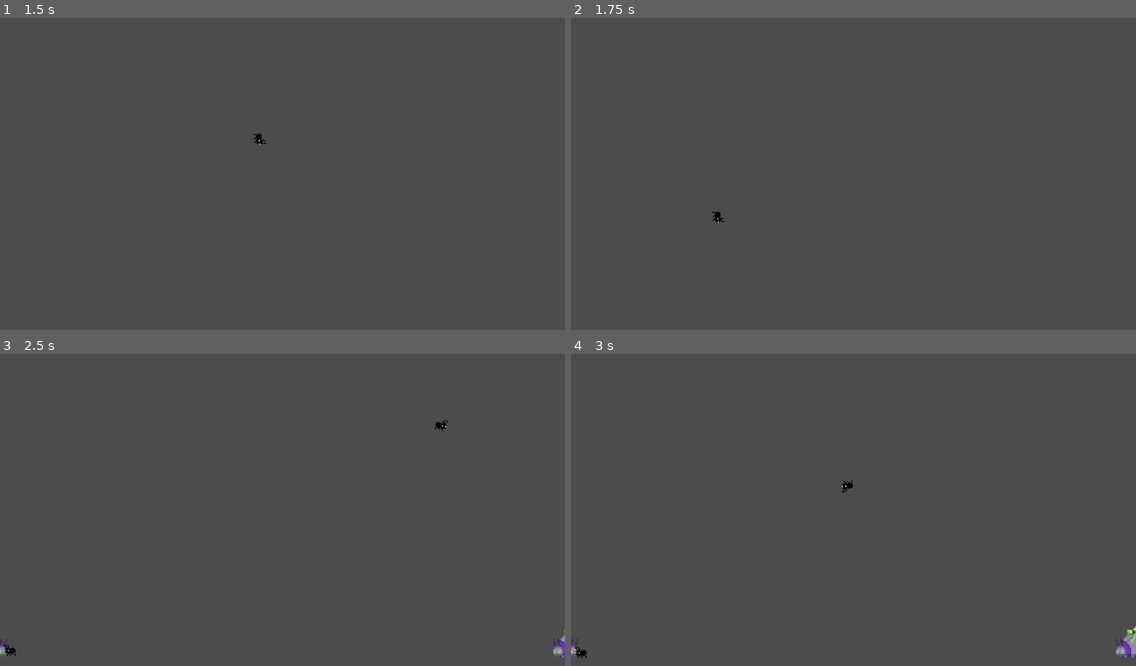
Above: before the commit, frames 1-4 (two rows, left to right).
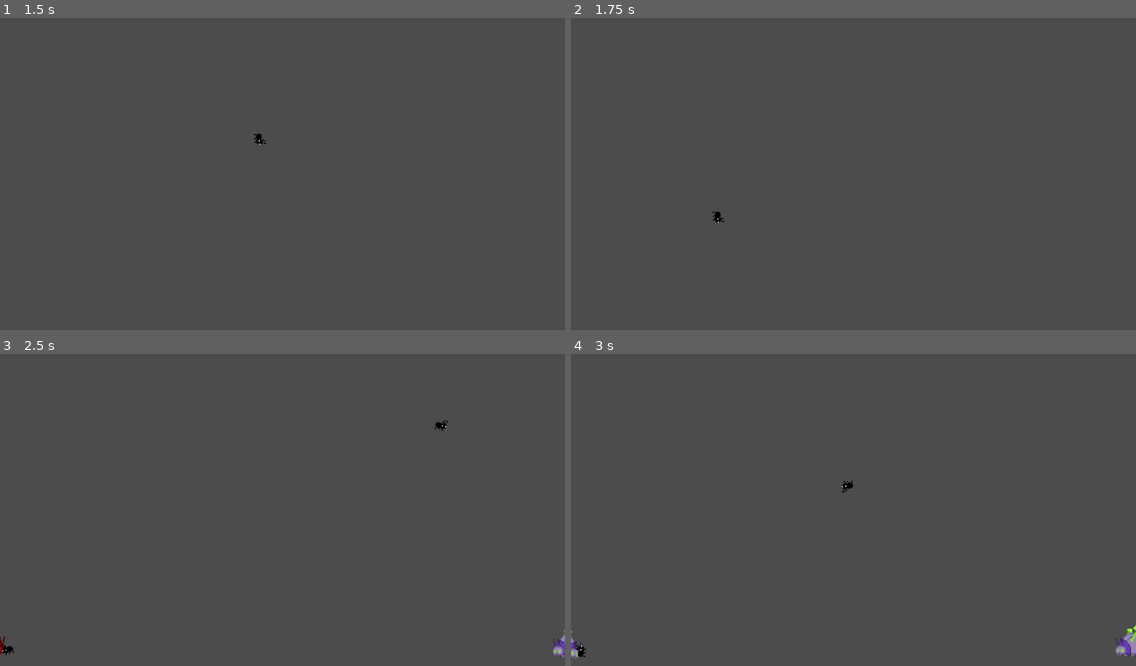
Above: after the commit, the same moments.

Repository: asafigan/game-off-2021
Game: Godot game, scene res://src/BattleField.tscn
Two runs of this game, one before a commit and one after it. Both use one fixed random seed, a clock stepped at 60 frames per second and the inputs below.
Inputs (mouse positions are in pixels of both pictures, inside the frame that each line leads up to):
- Up to frame 1 (1.5 s): tap Enter at 0.5 s; move the mouse to (406, 167) at 0.52 s; click (406, 167) at 0.67 s; move the mouse to (169, 198) at 1.27 s; click (169, 198) at 1.42 s
- Up to frame 2 (1.75 s): no input
- Up to frame 3 (2.5 s): move the mouse to (339, 447) at 2.02 s; click (339, 447) at 2.17 s
- Up to frame 4 (3 s): move the mouse to (825, 584) at 2.77 s; click (825, 584) at 2.92 s

Frames 1-2 are identical in both runs. In frame 3, less than 0.1% of the frame differs, in the area x 0-100%, y 89-98%; in frame 4, 0.2%, in the area x 0-100%, y 86-98%.

Commit message:
feat: :dizzy: added some attack and damage animations

Diff:
--- a/src/creatures/Ant.gd
+++ b/src/creatures/Ant.gd
@@ -35,6 +35,6 @@
 		spawned.angular_velocity = rng.randf_range(-100, 100)
 		spawned.global_position = global_position + Vector2(0, -4)
 		spawned.set("spawn_with_health", current_health)
-		spawned.call("disable_enemy_collisions")
+		spawned.call_deferred("disable_enemy_collisions")
 		if current_health <= 0:
 			spawned.set("spawn_scene", null)
--- a/src/creatures/Ant.tscn
+++ b/src/creatures/Ant.tscn
@@ -7,7 +7,7 @@
 [ext_resource path="res://assets/tiny ant 1.png" type="Texture" id=5]
 [ext_resource path="res://src/collisions/Targeting.tscn" type="PackedScene" id=6]
 
-[sub_resource type="Animation" id=19]
+[sub_resource type="Animation" id=1]
 resource_name = "Attack"
 length = 0.5
 loop = true
@@ -18,17 +18,41 @@
 tracks/0/imported = false
 tracks/0/enabled = true
 tracks/0/keys = {
-"times": PoolRealArray( 0, 0.1, 0.2 ),
+"times": PoolRealArray( 0, 0.2, 0.3 ),
 "transitions": PoolRealArray( 1, 1, 1 ),
 "update": 1,
 "values": [ true, false, true ]
 }
-
-[sub_resource type="Animation" id=20]
+tracks/1/type = "value"
+tracks/1/path = NodePath("Pivot/Sprite:position")
+tracks/1/interp = 1
+tracks/1/loop_wrap = true
+tracks/1/imported = false
+tracks/1/enabled = true
+tracks/1/keys = {
+"times": PoolRealArray( 0, 0.1, 0.2, 0.3, 0.4 ),
+"transitions": PoolRealArray( 1, 1, 1, 1, 1 ),
+"update": 0,
+"values": [ Vector2( 0, 0 ), Vector2( -2, 0 ), Vector2( 2, -2 ), Vector2( 2, -2 ), Vector2( 0, 0 ) ]
+}
+tracks/2/type = "value"
+tracks/2/path = NodePath("Pivot/Sprite:rotation_degrees")
+tracks/2/interp = 1
+tracks/2/loop_wrap = true
+tracks/2/imported = false
+tracks/2/enabled = true
+tracks/2/keys = {
+"times": PoolRealArray( 0, 0.2, 0.3, 0.4 ),
+"transitions": PoolRealArray( 1, 1, 1, 1 ),
+"update": 0,
+"values": [ 0.0, 15.0, 15.0, 0.0 ]
+}
+
+[sub_resource type="Animation" id=2]
 resource_name = "Move"
 loop = true
 tracks/0/type = "value"
-tracks/0/path = NodePath("Sprite:position")
+tracks/0/path = NodePath("Pivot/Sprite:position")
 tracks/0/interp = 1
 tracks/0/loop_wrap = true
 tracks/0/imported = false
@@ -40,7 +64,7 @@
 "values": [ Vector2( 0, 0 ), Vector2( 0, -1 ) ]
 }
 
-[sub_resource type="Animation" id=21]
+[sub_resource type="Animation" id=3]
 resource_name = "Standby"
 length = 0.001
 tracks/0/type = "value"
@@ -56,7 +80,7 @@
 "values": [ true ]
 }
 tracks/1/type = "value"
-tracks/1/path = NodePath("Sprite:position")
+tracks/1/path = NodePath("Pivot/Sprite:position")
 tracks/1/interp = 1
 tracks/1/loop_wrap = true
 tracks/1/imported = false
@@ -66,6 +90,18 @@
 "transitions": PoolRealArray( 1 ),
 "update": 0,
 "values": [ Vector2( 0, 0 ) ]
+}
+tracks/2/type = "value"
+tracks/2/path = NodePath("Pivot/Sprite:rotation_degrees")
+tracks/2/interp = 1
+tracks/2/loop_wrap = true
+tracks/2/imported = false
+tracks/2/enabled = true
+tracks/2/keys = {
+"times": PoolRealArray( 0 ),
+"transitions": PoolRealArray( 1 ),
+"update": 0,
+"values": [ 0.0 ]
 }
 
 [sub_resource type="AnimationNodeAnimation" id=4]
@@ -130,9 +166,9 @@
 strength = 5.0
 
 [node name="AnimationPlayer" type="AnimationPlayer" parent="."]
-anims/Attack = SubResource( 19 )
-anims/Move = SubResource( 20 )
-anims/Standby = SubResource( 21 )
+anims/Attack = SubResource( 1 )
+anims/Move = SubResource( 2 )
+anims/Standby = SubResource( 3 )
 
 [node name="AnimationTree" type="AnimationTree" parent="."]
 tree_root = SubResource( 13 )
@@ -140,12 +176,14 @@
 parameters/playback = SubResource( 14 )
 parameters/Move/TimeScale/scale = 1.0
 
-[node name="Sprite" type="Sprite" parent="."]
+[node name="Pivot" type="Position2D" parent="."]
+
+[node name="Sprite" type="Sprite" parent="Pivot"]
+position = Vector2( 1.69881, -1.69881 )
+rotation = 0.222373
 scale = Vector2( 0.2, 0.2 )
 texture = ExtResource( 5 )
 offset = Vector2( 0, -50 )
-
-[node name="Pivot" type="Position2D" parent="."]
 
 [node name="HitBox" parent="Pivot" instance=ExtResource( 2 )]
 visible = true
@@ -177,6 +215,7 @@
 shape = SubResource( 18 )
 
 [node name="Targeting" parent="." instance=ExtResource( 6 )]
+visible = false
 collision_mask = 16
 
 [connection signal="took_damage" from="." to="." method="_on_Ant_took_damage"]
--- a/src/creatures/Creature.gd
+++ b/src/creatures/Creature.gd
@@ -27,7 +27,6 @@
 var state = State.Move
 var enemies_in_range: = 0
 
-onready var sprite: Sprite = $Sprite
 onready var pivot: Position2D = $Pivot
 onready var targeting: Targeting
 onready var animation_tree: AnimationTree = $AnimationTree
@@ -50,13 +49,11 @@
 	velocity.x = clamp(velocity.x, -max_speed, max_speed)
 	velocity = move_and_slide(velocity)
 
-	animation_tree.set("parameters/Move/TimeScale/scale", velocity.x * 0.5)
+	animation_tree.set("parameters/Move/TimeScale/scale", abs(velocity.x) * 0.1)
 
 	if facing.x < 0:
-		sprite.flip_h = true
 		pivot.scale.x = -1
 	else:
-		sprite.flip_h = false
 		pivot.scale.x = 1
 
 	match state:
--- a/src/creatures/ShroomBeetle.gd
+++ b/src/creatures/ShroomBeetle.gd
@@ -1,4 +1,6 @@
 extends Creature
+
+onready var damageAnimationPlayer: = $DamageAnimationPlayer
 
 func _on_HurtBox_area_entered(area):
 	attack(area)
@@ -18,3 +20,8 @@
 
 func _on_StaticBodyHitBox_damage(amount):
 	take_damage(amount)
+
+
+func _on_ShroomBeetle_took_damage(amount):
+	damageAnimationPlayer.stop()
+	damageAnimationPlayer.play("Damage")
--- a/src/creatures/ShroomBeetle.tscn
+++ b/src/creatures/ShroomBeetle.tscn
@@ -8,6 +8,21 @@
 [ext_resource path="res://src/collisions/Targeting.tscn" type="PackedScene" id=6]
 [ext_resource path="res://src/collisions/StaticBodyHitBox.tscn" type="PackedScene" id=7]
 
+[sub_resource type="Animation" id=24]
+resource_name = "Damage"
+tracks/0/type = "value"
+tracks/0/path = NodePath("Pivot/Sprite:modulate")
+tracks/0/interp = 1
+tracks/0/loop_wrap = false
+tracks/0/imported = false
+tracks/0/enabled = true
+tracks/0/keys = {
+"times": PoolRealArray( 0, 0.3 ),
+"transitions": PoolRealArray( 1, 1 ),
+"update": 0,
+"values": [ Color( 1, 0, 0, 1 ), Color( 1, 1, 1, 1 ) ]
+}
+
 [sub_resource type="Animation" id=1]
 resource_name = "Attack"
 loop = true
@@ -18,17 +33,41 @@
 tracks/0/imported = false
 tracks/0/enabled = true
 tracks/0/keys = {
-"times": PoolRealArray( 0, 0.8, 0.9 ),
+"times": PoolRealArray( 0, 0.7, 0.8 ),
 "transitions": PoolRealArray( 1, 1, 1 ),
 "update": 1,
 "values": [ true, false, true ]
 }
+tracks/1/type = "value"
+tracks/1/path = NodePath("Pivot/Sprite:position")
+tracks/1/interp = 1
+tracks/1/loop_wrap = true
+tracks/1/imported = false
+tracks/1/enabled = true
+tracks/1/keys = {
+"times": PoolRealArray( 0, 0.5, 0.7, 0.9 ),
+"transitions": PoolRealArray( 1, 1, 1, 1 ),
+"update": 0,
+"values": [ Vector2( 0, 0 ), Vector2( 0, -4 ), Vector2( 0.5, 0.5 ), Vector2( 0.5, 0.5 ) ]
+}
+tracks/2/type = "value"
+tracks/2/path = NodePath("Pivot/Sprite:rotation_degrees")
+tracks/2/interp = 1
+tracks/2/loop_wrap = true
+tracks/2/imported = false
+tracks/2/enabled = true
+tracks/2/keys = {
+"times": PoolRealArray( 0, 0.5, 0.7, 0.9 ),
+"transitions": PoolRealArray( 1, 1, 1, 1 ),
+"update": 0,
+"values": [ 0.0, -10.2462, 10.8, 10.8 ]
+}
 
 [sub_resource type="Animation" id=2]
 resource_name = "Move"
 loop = true
 tracks/0/type = "value"
-tracks/0/path = NodePath("Sprite:position")
+tracks/0/path = NodePath("Pivot/Sprite:position")
 tracks/0/interp = 1
 tracks/0/loop_wrap = true
 tracks/0/imported = false
@@ -44,7 +83,7 @@
 resource_name = "Standby"
 length = 0.001
 tracks/0/type = "value"
-tracks/0/path = NodePath("Sprite:position")
+tracks/0/path = NodePath("Pivot/Sprite:position")
 tracks/0/interp = 1
 tracks/0/loop_wrap = true
 tracks/0/imported = false
@@ -67,22 +106,45 @@
 "update": 1,
 "values": [ true ]
 }
+tracks/2/type = "value"
+tracks/2/path = NodePath("Pivot/Sprite:rotation_degrees")
+tracks/2/interp = 1
+tracks/2/loop_wrap = true
+tracks/2/imported = false
+tracks/2/enabled = true
+tracks/2/keys = {
+"times": PoolRealArray( 0 ),
+"transitions": PoolRealArray( 1 ),
+"update": 0,
+"values": [ 0.0 ]
+}
+tracks/3/type = "value"
+tracks/3/path = NodePath("Pivot/Sprite:modulate")
+tracks/3/interp = 1
+tracks/3/loop_wrap = true
+tracks/3/imported = false
+tracks/3/enabled = true
+tracks/3/keys = {
+"times": PoolRealArray( 0 ),
+"transitions": PoolRealArray( 1 ),
+"update": 0,
+"values": [ Color( 1, 1, 1, 1 ) ]
+}
 
 [sub_resource type="AnimationNodeAnimation" id=4]
 animation = "Attack"
 
-[sub_resource type="AnimationNodeAnimation" id=5]
+[sub_resource type="AnimationNodeAnimation" id=19]
 animation = "Move"
 
-[sub_resource type="AnimationNodeTimeScale" id=6]
-
-[sub_resource type="AnimationNodeBlendTree" id=7]
-graph_offset = Vector2( 0, 49.56 )
-nodes/Animation/node = SubResource( 5 )
-nodes/Animation/position = Vector2( 100, 120 )
-nodes/TimeScale/node = SubResource( 6 )
-nodes/TimeScale/position = Vector2( 260, 100 )
-nodes/output/position = Vector2( 460, 130 )
+[sub_resource type="AnimationNodeTimeScale" id=20]
+
+[sub_resource type="AnimationNodeBlendTree" id=21]
+graph_offset = Vector2( -200.07, 37.17 )
+nodes/Animation/node = SubResource( 19 )
+nodes/Animation/position = Vector2( -60, 100 )
+nodes/TimeScale/node = SubResource( 20 )
+nodes/TimeScale/position = Vector2( 130, 100 )
 node_connections = [ "output", 0, "TimeScale", "TimeScale", 0, "Animation" ]
 
 [sub_resource type="AnimationNodeAnimation" id=8]
@@ -91,24 +153,26 @@
 [sub_resource type="AnimationNodeStateMachineTransition" id=9]
 
 [sub_resource type="AnimationNodeStateMachineTransition" id=10]
-
-[sub_resource type="AnimationNodeStateMachineTransition" id=19]
-
-[sub_resource type="AnimationNodeStateMachineTransition" id=20]
-
-[sub_resource type="AnimationNodeStateMachine" id=21]
+switch_mode = 2
+
+[sub_resource type="AnimationNodeStateMachineTransition" id=22]
+
+[sub_resource type="AnimationNodeStateMachineTransition" id=23]
+
+[sub_resource type="AnimationNodeStateMachine" id=13]
 states/Attack/node = SubResource( 4 )
 states/Attack/position = Vector2( 303, 168 )
-states/Move/node = SubResource( 7 )
-states/Move/position = Vector2( 499.5, 100.5 )
+states/Move/node = SubResource( 21 )
+states/Move/position = Vector2( 460.495, 107.45 )
 states/Standby/node = SubResource( 8 )
 states/Standby/position = Vector2( 303, 97 )
-transitions = [ "Standby", "Attack", SubResource( 9 ), "Attack", "Standby", SubResource( 10 ), "Move", "Standby", SubResource( 19 ), "Standby", "Move", SubResource( 20 ) ]
+transitions = [ "Standby", "Attack", SubResource( 9 ), "Attack", "Standby", SubResource( 10 ), "Standby", "Move", SubResource( 22 ), "Move", "Standby", SubResource( 23 ) ]
 start_node = "Standby"
-
-[sub_resource type="AnimationNodeStateMachinePlayback" id=22]
-
-[sub_resource type="CapsuleShape2D" id=23]
+graph_offset = Vector2( -46.505, 20.45 )
+
+[sub_resource type="AnimationNodeStateMachinePlayback" id=14]
+
+[sub_resource type="CapsuleShape2D" id=15]
 radius = 10.0001
 height = 33.9999
 
@@ -128,26 +192,24 @@
 strength = 5.0
 max_health = 100.0
 
+[node name="DamageAnimationPlayer" type="AnimationPlayer" parent="."]
+anims/Damage = SubResource( 24 )
+
 [node name="AnimationPlayer" type="AnimationPlayer" parent="."]
 anims/Attack = SubResource( 1 )
 anims/Move = SubResource( 2 )
 anims/Standby = SubResource( 3 )
 
 [node name="AnimationTree" type="AnimationTree" parent="."]
-tree_root = SubResource( 21 )
+tree_root = SubResource( 13 )
 anim_player = NodePath("../AnimationPlayer")
-parameters/playback = SubResource( 22 )
+parameters/playback = SubResource( 14 )
 parameters/Move/TimeScale/scale = 1.0
 
 [node name="CollisionShape2D" type="CollisionShape2D" parent="."]
 position = Vector2( 0, -10 )
 rotation = -1.5708
-shape = SubResource( 23 )
-
-[node name="Sprite" type="Sprite" parent="."]
-scale = Vector2( 0.54, 0.578 )
-texture = ExtResource( 5 )
-offset = Vector2( 0, -50 )
+shape = SubResource( 15 )
 
 [node name="Pivot" type="Position2D" parent="."]
 
@@ -182,10 +244,17 @@
 [node name="CollisionPolygon2D" parent="Pivot/StaticBodyHitBox" index="0"]
 polygon = PoolVector2Array( -18, 0, -27, -10, -27, -28, -16, -41, -10, -44, 3, -44, 27, -16, 27, -7, 19, 0 )
 
+[node name="Sprite" type="Sprite" parent="Pivot"]
+modulate = Color( 1, 0, 0, 1 )
+scale = Vector2( 0.54, 0.578 )
+texture = ExtResource( 5 )
+offset = Vector2( 0, -50 )
+
 [node name="Targeting" parent="." instance=ExtResource( 6 )]
 visible = false
 collision_mask = 64
 
+[connection signal="took_damage" from="." to="." method="_on_ShroomBeetle_took_damage"]
 [connection signal="damage" from="Pivot/HitBox" to="." method="_on_HitBox_damage"]
 [connection signal="area_entered" from="Pivot/HurtBox" to="." method="_on_HurtBox_area_entered"]
 [connection signal="area_entered" from="Pivot/StopBox" to="." method="_on_StopBox_area_entered"]
Not shown: 1 places in src/creatures/ShroomBeetle.tscn that only renumber resources
